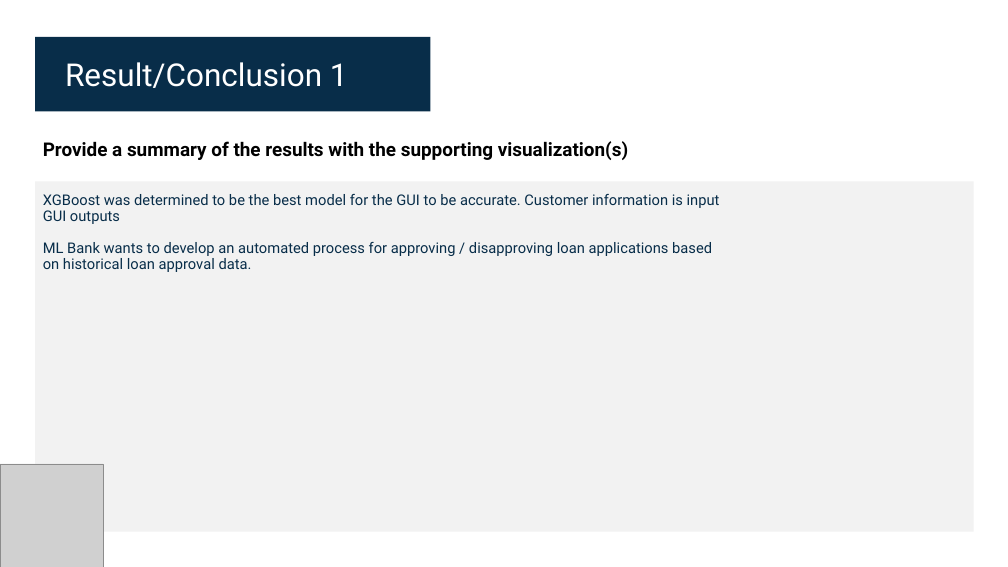
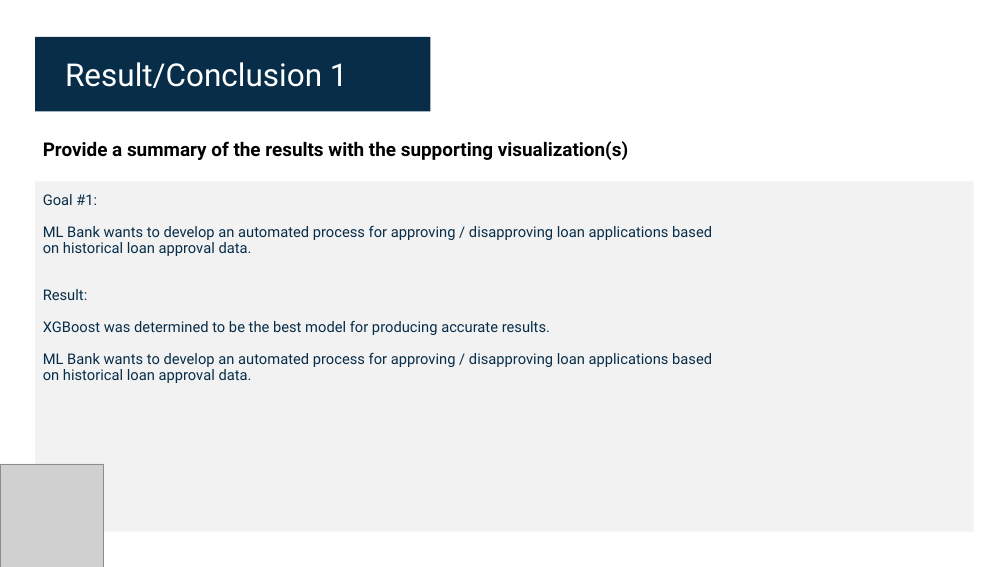
Before and after one commit to Pete1001/ML-Bank, a slide deck: slide 6 of Resources/ML-Bank.pptx. Drawn at 1008x567 pixels with LibreOffice and Linux fonts; fonts in the diff are those of the drawing; grey boxes stand for pictures. Boxes give left, top, right and bottom in pixels: in the first picture for what was removed or moved away, otherwise in the second. Text is boxed around its words. In the diff, an @@ line names an element or a change of style, - is before the commit and + after.

```diff
--- a/Resources/ML-Bank.pptx
+++ b/Resources/ML-Bank.pptx
@@ text at (43,194,97,205): text changed @@
-XGBoost was determined to be the best model for the GUI to be accurate. Customer information is input GUI outputs
+Goal #1:
@@ text at (43,289,712,383): paragraphs added @@
+Result:
+XGBoost was determined to be the best model for producing accurate results.
+ML Bank wants to develop an automated process for approving / disapproving loan applications based on historical loan approval data.
```
Also in this commit, not shown: 7 other slides changed, 3 slides added.
